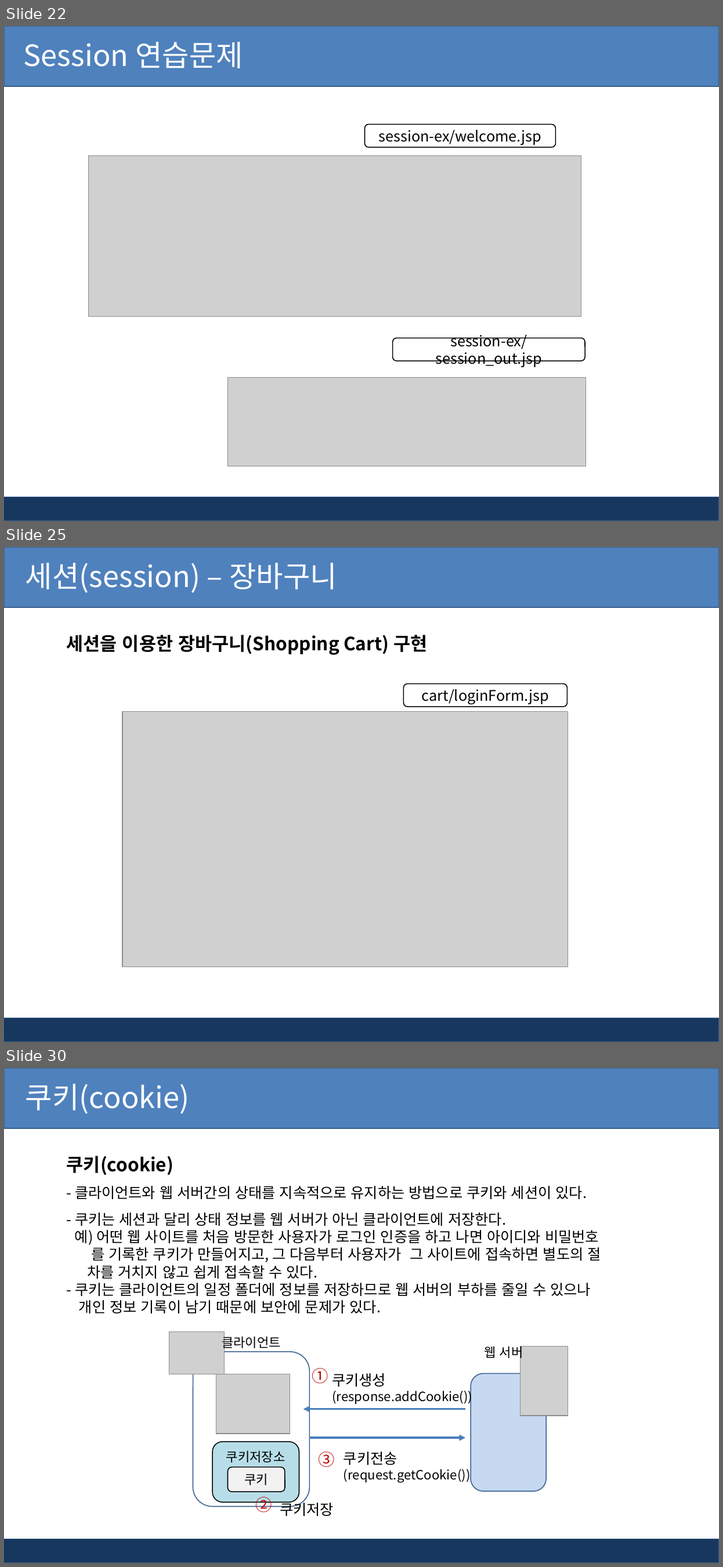
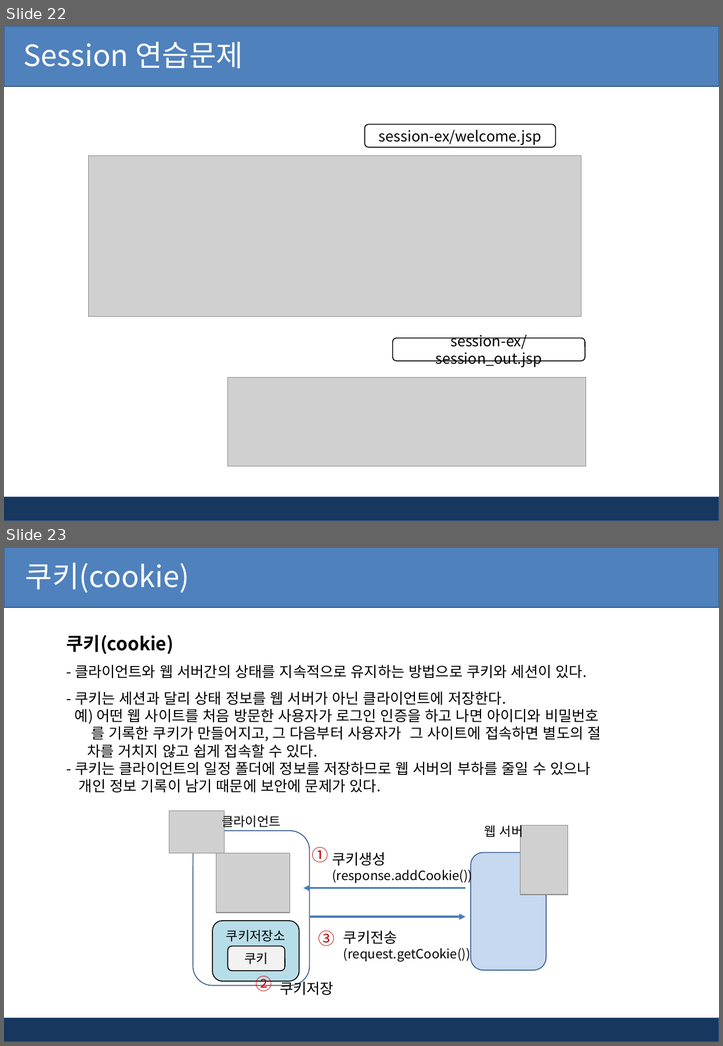
Before and after one commit to kiyongee2/green_project_web, a slide deck: jsp_ppt/5장. jsp 세션과 쿠키.pptx. Shown one above the other, each under a label of ours: slides 22, 25 and 30 before the commit, slides 22 and 23 after it; the slides between them are not shown. The pictures are 723x1567 and 723x1046 pixels, drawn with LibreOffice and Linux fonts; fonts in the diff are those of the drawing; grey boxes stand for pictures; background and template pictures are left out. Boxes give left, top, right and bottom in pixels: in the first picture for what was removed or moved away, otherwise in the second. Text is boxed around its words. In the diff, an @@ line names an element or a change of style, - is before the commit and + after.

```diff
--- a/jsp_ppt/5장. jsp 세션과 쿠키.pptx
+++ b/jsp_ppt/5장. jsp 세션과 쿠키.pptx
@@ slide 25 removed at (4, 547, 719, 1042), background #FFFFFF; not listed: 2 template elements that a slide beside it also shows @@
@@ text removed at (25, 563, 337, 593) @@
-세션(session) – 장바구니
@@ text removed at (67, 635, 427, 655) @@
-세션을 이용한 장바구니(Shopping Cart) 구현
@@ rounded rectangle removed at (403, 683, 567, 707) @@
-cart/loginForm.jsp
@@ picture removed at (122, 711, 567, 967) @@
@@ what was slide 30 is now slide 23 @@
```
Also in this commit, not shown: 6 other slides removed, 3 other files.
